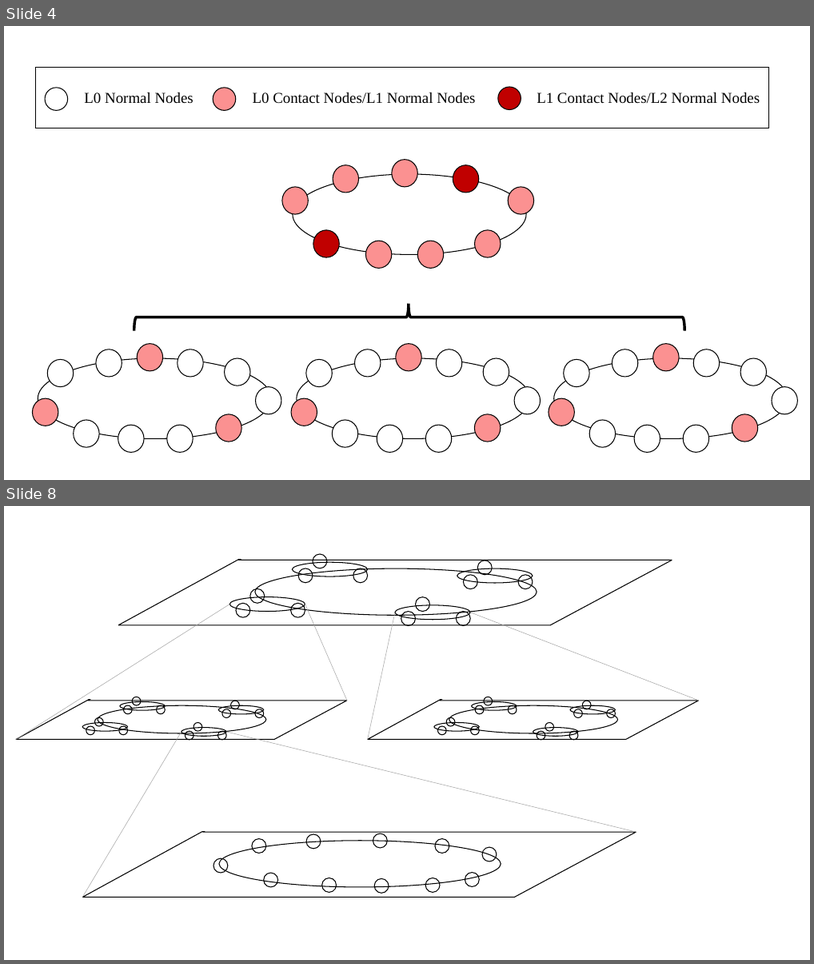
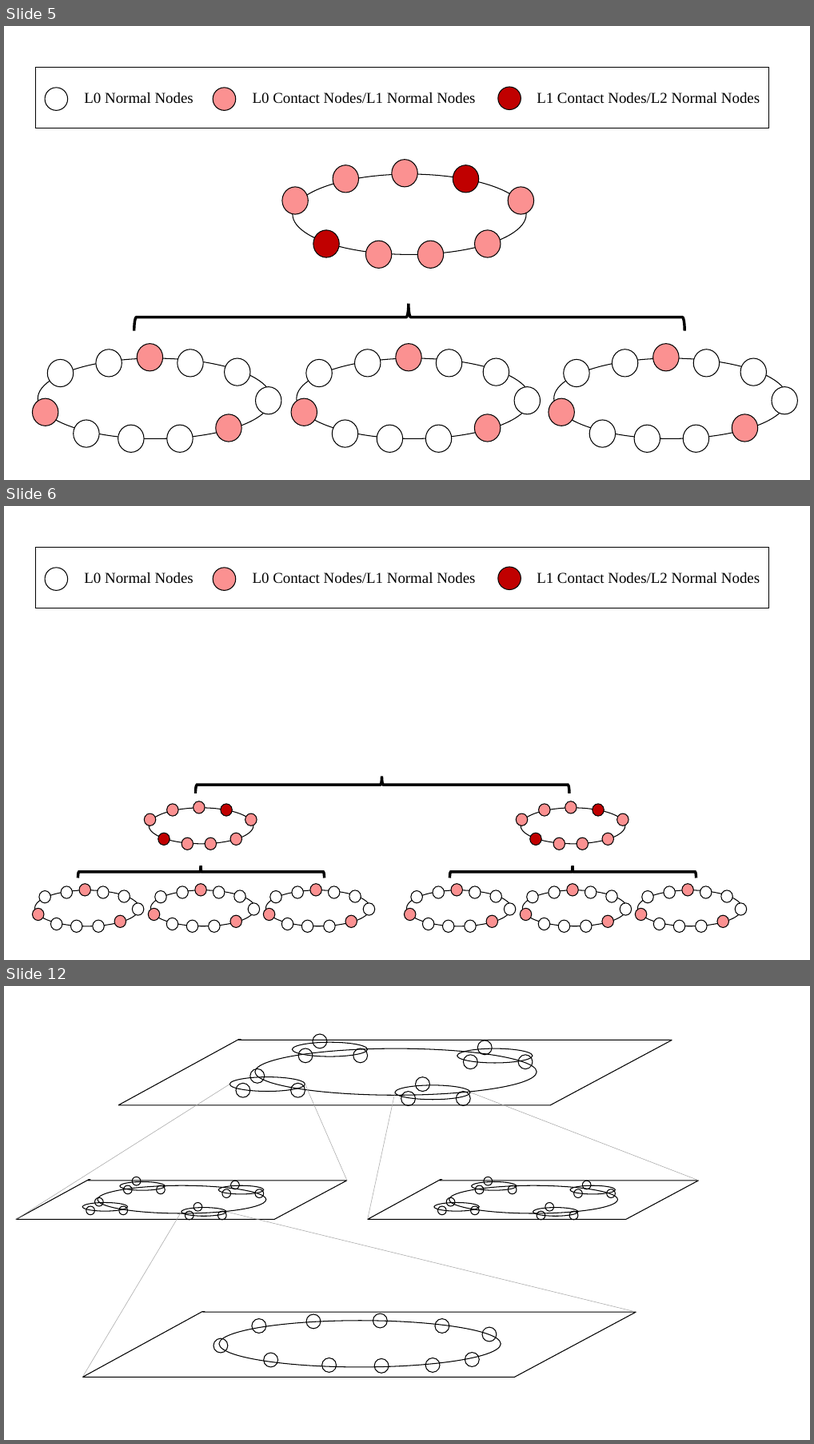
Before and after one commit to James-QiuHaoran/structured-p2p-overlay-network, a slide deck: paper-atc/paper-src/figures/structure.pptx. Shown one above the other, each under a label of ours: slides 4 and 8 before the commit, slides 5, 6 and 12 after it; the slides between them are not shown. The pictures are 814x964 and 814x1444 pixels, drawn with LibreOffice and Linux fonts; fonts in the diff are those of the drawing. Boxes give left, top, right and bottom in pixels: in the first picture for what was removed or moved away, otherwise in the second. Text is boxed around its words. In the diff, an @@ line names an element or a change of style, - is before the commit and + after.

```diff
--- a/paper-atc/paper-src/figures/structure.pptx
+++ b/paper-atc/paper-src/figures/structure.pptx
@@ slide 6 added at (4, 506, 810, 960), background #FFFFFF @@
@@ group added at (35, 547, 770, 608): 3 ellipses, 3 texts, 1 rectangle @@
+L0 Contact Nodes/L1 Normal Nodes
+L1 Contact Nodes/L2 Normal Nodes
+L0 Normal Nodes
@@ left brace added at (196, 776, 570, 793), outline #000000 3.25 pt @@
@@ group added at (33, 801, 375, 932): 46 ellipses, 1 left brace @@
@@ group added at (405, 801, 747, 932): 46 ellipses, 1 left brace @@
@@ what was slide 4 is now slide 5 @@
@@ what was slide 8 is now slide 12 @@
```
Also in this commit, not shown: 3 other slides added, 4 other files.
